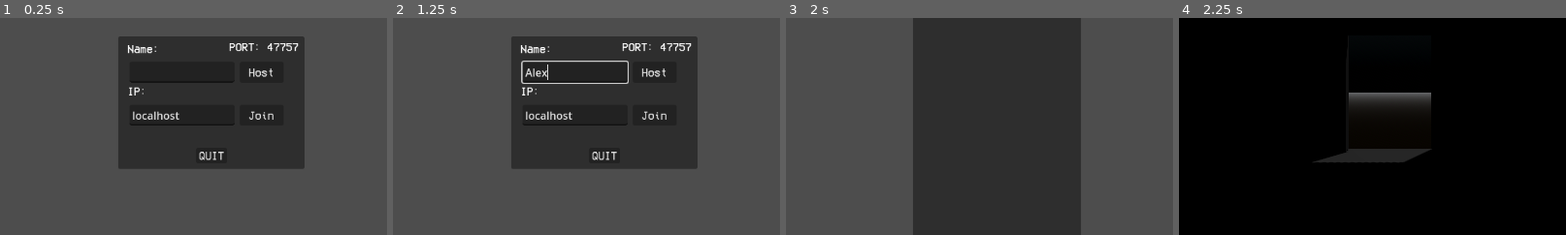
Above: before the commit, frames 1-4 (left to right).
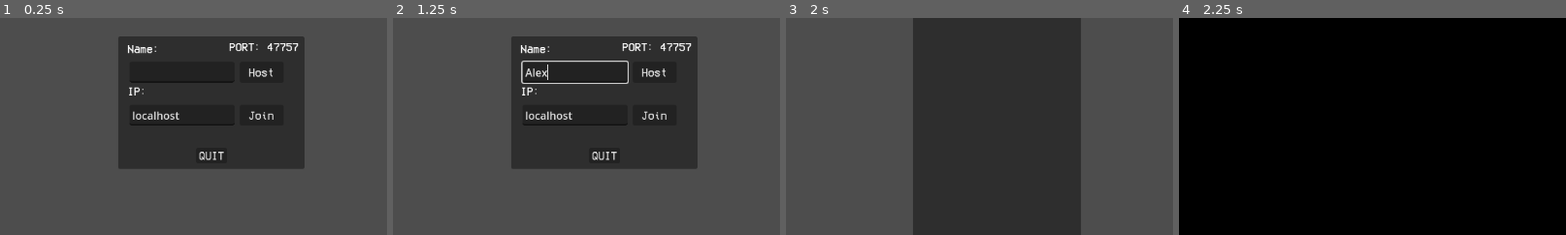
Above: after the commit, the same moments.

Repository: ts-scik/goop-gun
Game: Godot game, scene res://Prefabs/main_scene.tscn
The game is run twice, just before and just after one commit, with the same random seed, the same clock (stepped at 60 frames per second) and the same inputs. The engine's default icon, where the game draws it, is replaced by a stand-in: a white triangle on a blue panel in a dark square.
Inputs (mouse positions are % of the whole screen's width and height, from its top left):
- Up to frame 1 (0.25 s): no input
- Up to frame 2 (1.25 s): click (46, 45) at 0.52 s; type "Alex" at 0.6 s
- Up to frame 3 (2 s): click "Host" at 1.25 s
- Up to frame 4 (2.25 s): click "Start Game" at 2 s
The pictures show only the part of the screen within x 23-73%, y 33-83%; the shares and areas given below are measured in that part.

Frames 1-3 are identical in both runs. In frame 4, 2.9% of the frame differs, in the area x 34-66%, y 34-67%.

Commit message:
worked more on world generation

Diff:
--- a/Prefabs/Level/Rooms/Resources/rm_02.tres
+++ b/Prefabs/Level/Rooms/Resources/rm_02.tres
@@ -4,7 +4,7 @@
 
 [resource]
 script = ExtResource("1_n6fyj")
-Exits = [[Vector3(0, 0, -1), 0], [Vector3(0, 0, 1), 2]]
+Exits = [[Vector3(0, 0, -1), 2], [Vector3(0, 0, 1), 0]]
 CW_Rotations = Array[int]([0, 2])
 room_scene_name = "rm_02-hallway"
 metadata/_custom_type_script = "uid://de0qtj4ldm061"
--- a/Prefabs/Level/Rooms/Resources/rm_03.tres
+++ b/Prefabs/Level/Rooms/Resources/rm_03.tres
@@ -4,7 +4,7 @@
 
 [resource]
 script = ExtResource("1_bhpne")
-Exits = [[Vector3(0, 0, -1), 0], [Vector3(1, 0, 0), 1]]
+Exits = [[Vector3(0, 0, -1), 2], [Vector3(1, 0, 0), 3]]
 CW_Rotations = Array[int]([0, 3])
 room_scene_name = "rm_03-L-turn"
 metadata/_custom_type_script = "uid://de0qtj4ldm061"
--- a/Prefabs/Level/Rooms/Resources/rm_04.tres
+++ b/Prefabs/Level/Rooms/Resources/rm_04.tres
@@ -5,7 +5,7 @@
 [resource]
 script = ExtResource("1_iywns")
 Fills = Array[Vector3]([Vector3(0, 0, 0), Vector3(0, 0, 1), Vector3(1, 0, 1)])
-Exits = [[Vector3(0, 0, -1), 0], [Vector3(1, 0, 0), 1], [Vector3(2, 0, 1), 1]]
+Exits = [[Vector3(0, 0, -1), 2], [Vector3(1, 0, 0), 3], [Vector3(2, 0, 1), 3]]
 CW_Rotations = Array[int]([0, 3])
 room_scene_name = "rm_04-big-L-turn"
 metadata/_custom_type_script = "uid://de0qtj4ldm061"
--- a/Prefabs/Level/Rooms/Resources/room_data.gd
+++ b/Prefabs/Level/Rooms/Resources/room_data.gd
@@ -3,10 +3,10 @@
 
 @export var Fills : Array[Vector3] = [Vector3.ZERO] #grid positions filled by this room
 @export var Exits : Array = [ # exit positions relative to this room
-	[Vector3(0,0,-1), 0],
-	[Vector3(1,0,0), 1],
-	[Vector3(0,0,1), 2],
-	[Vector3(-1,0,0), 3],
+	[Vector3(0,0,1), 0],
+	[Vector3(-1,0,0), 1],
+	[Vector3(0,0,-1), 2],
+	[Vector3(1,0,0), 3],
 ]
 @export var CW_Rotations : Array[int] = [0,1,2,3] # valid #s of CW rotations of this room
 @export var room_scene_name : String = "rm_XX-name" # scene for this room
--- a/Scripts/Globals/network_manager.gd
+++ b/Scripts/Globals/network_manager.gd
@@ -238,8 +238,8 @@
 	# Signal to players that we're getting set-up
 	_server_start_setup.rpc(false)
 	# Generate the world (server)
-	GameManager.world_data = _generate_world_data() # create our world_data, and store it
-	world.generate_world_data()
+	#GameManager.world_data = _generate_world_data() # create our world_data, and store it
+	GameManager.world_data = await world.generate_world_data()
 	await _generate_world() # actually generate the world
 	players_loaded.append(multiplayer.get_unique_id()) # mark that we've finished loading
 	# Generate the world (clients)
--- a/Scripts/world.gd
+++ b/Scripts/world.gd
@@ -65,9 +65,12 @@
 				world_grid[x][y].append(false)
 
 	# recursively add all our rooms
-	world_data = add_rooms(rooms[0],world_data, 10)
-
-	print(world_data)
+	var max_depth = 3
+	world_data = add_rooms(rooms[0],world_data, max_depth)
+	print("start data")
+	for data in world_data:
+		print(data)
+	print("end data")
 	return world_data
 
 
@@ -100,39 +103,34 @@
 	if(valid_room_rots.is_empty()): return []
 	# Randomly select from available rooms+rotations
 	var chosen_room_rot = valid_room_rots[randi_range(0,valid_room_rots.size()-1)]
-	var chosen_room = chosen_room_rot[0]
-	var chosen_rotation = chosen_room_rot[randi_range(0,chosen_room_rot[1].size()-1)]
-	#TODO - do we need to offset the chosen rotation by our facing??
-	# Then, place the room in world_data
-
+	var chosen_room : RoomData = chosen_room_rot[0]
+	var chosen_rotation : int = chosen_room_rot[1][randi_range(0,chosen_room_rot[1].size()-1)]
+	chosen_rotation = (chosen_rotation+facing)%4
+	# Then, place the room in world_grid
+	for cell in chosen_room.Fills:
+		var rotated_cell = cell.rotated(Vector3.UP, -PI/2*chosen_rotation)
+		world_grid[rotated_cell.x][rotated_cell.y][rotated_cell.z]=true
 	# Then, place the room in world_grid
 	var result_data = []
-	result_data.append([chosen_room, pos, chosen_room_rot])
+	result_data.append([chosen_room, pos, chosen_rotation])
 	# Finally, recursively place a room at each exit
 	for exit in chosen_room.Exits:
-		var exit_pos = exit[0] #TODO - this isn't right
-		var exit_facing = exit[1] #TODO - this isn't right
+		var exit_pos = exit[0] + pos #TODO - this isn't right
+		var exit_facing = (exit[1] + chosen_rotation)%4 #TODO - this isn't right
 		result_data.append_array(add_room_recursive(exit_pos, exit_facing, curr_depth+1, max_depth))
 	return result_data
 
 
 ## Return all valid rotations of [room] at given [pos] with starting [facing]
-#TODO
 func try_placement(room : RoomData, pos : Vector3, facing : int) -> Array:
 	var valid_rotations = []
 	for rot in room.CW_Rotations:
-		var potential_fills : Array[Vector3]
-		match(rot):
-			(0):
-				potential_fills = [Vector3.ZERO + pos] #TODO
-			(1):
-				pass #TODO
-			(2):
-				pass #TODO
-			(3):
-				pass #TODO
-		if(!potential_fills.is_empty()): # can be removed after above is finished
-			if !is_occupied(potential_fills): valid_rotations.append(rot)
+		var potential_fills : Array[Vector3] = []
+		for cell in room.Fills:
+			# TODO: does Vector3.rotated() below work how i think it does??
+			var cell_rotated = cell.rotated(Vector3.UP, -PI/2 * (facing+rot))
+			potential_fills.append(cell_rotated + pos)
+		if !is_occupied(potential_fills): valid_rotations.append(rot)
 	return valid_rotations
 
 
@@ -144,21 +142,22 @@
 
 
 ## Loads in gameworld - new and improved!!
-func new_load_world(world_data : Array) -> void:
+func load_world(world_data : Array) -> void:
 	for room_data in world_data:
-		var room_name = room_data[0]
+		print(room_data)
+		var room_name : String = room_data[0].room_scene_name
 		var pos = room_data[1]
 		var facing = room_data[2]
 		var room_node : ModularRoom = load("res://Prefabs/Level/Rooms/Scenes/"+room_name+".tscn").instantiate()
 		add_child(room_node)
 		room_node.global_position = grid_to_world(pos.x, pos.y, pos.z)
-		room_node.rotate_y(deg_to_rad(90)*facing)
+		room_node.rotate_y(-PI/2*facing)
 		player_spawn_positions.append_array(room_node.PlayerSpawns)
 		barrel_spawn_positions.append_array(room_node.BarrelSpawns)
 
 
 ## Loads in gameworld
-func load_world(world_data : Array) -> void:
+func old_load_world(world_data : Array) -> void:
 	for x in world_data.size():
 		for y in world_data[x].size():
 			var pos = Vector2(x,y)
